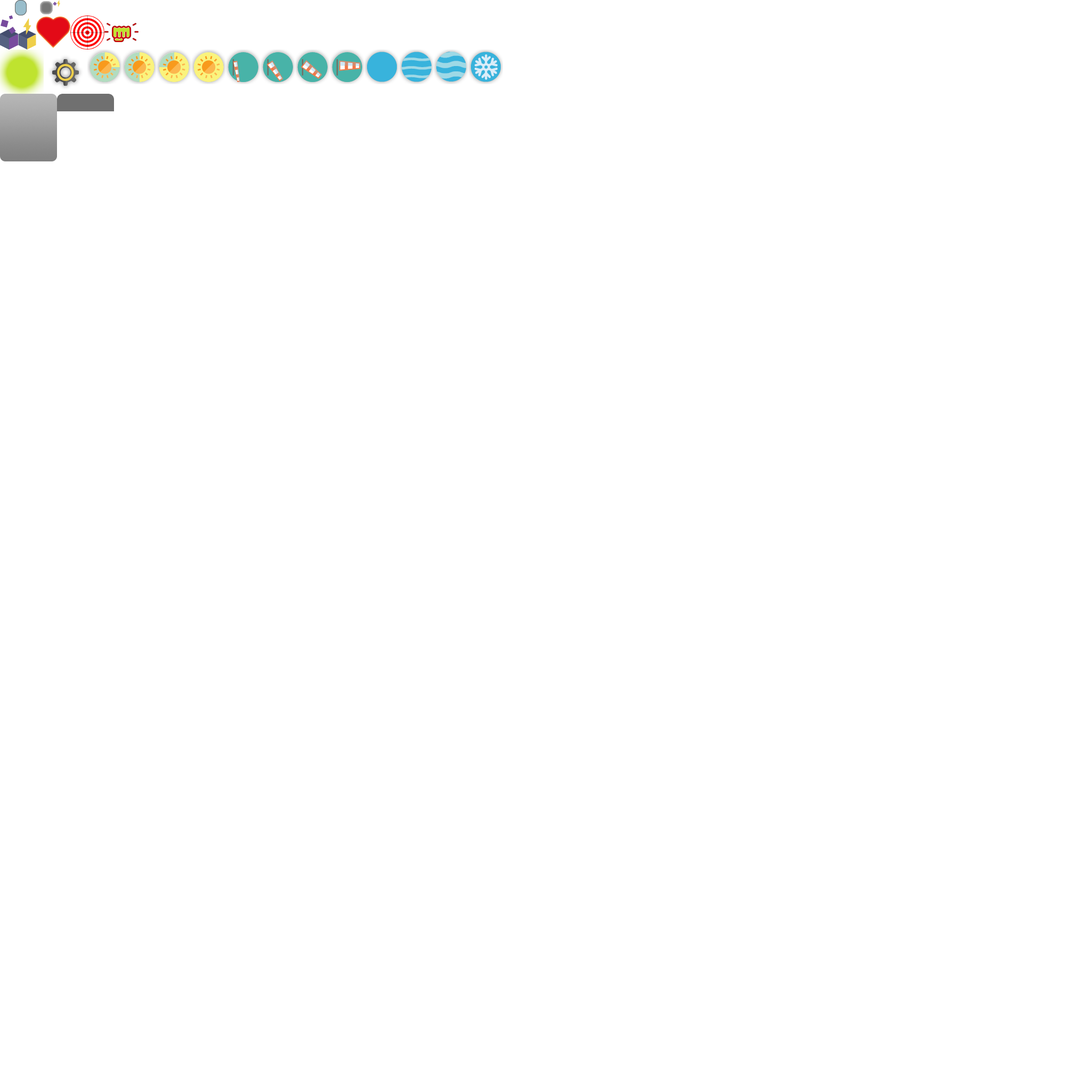
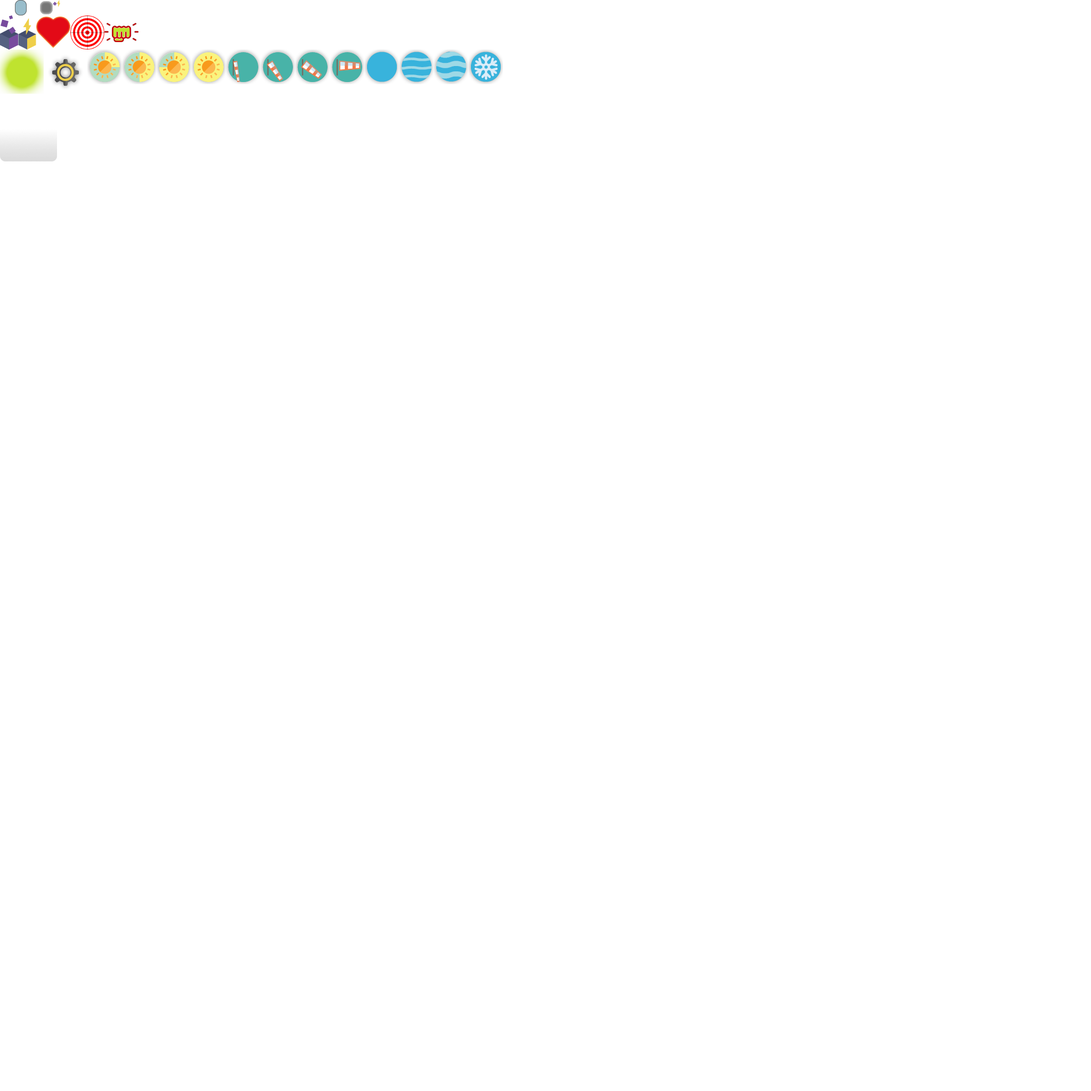
Layers edited between the first and the second 1091x1091 image:
painted on "build_top" over (57, 93, 115, 112)
painted on "build_background" over (0, 93, 58, 162)
